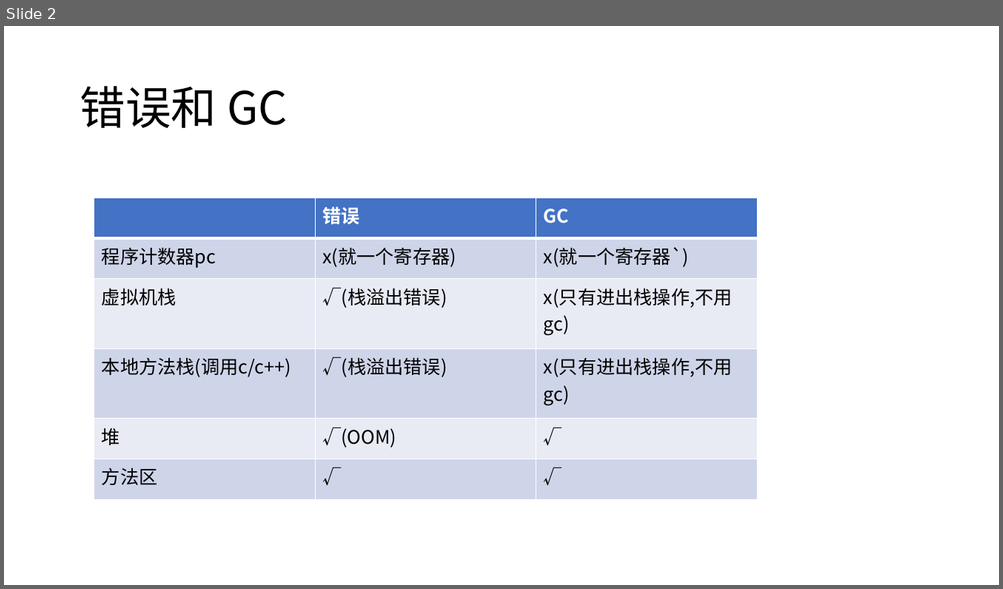
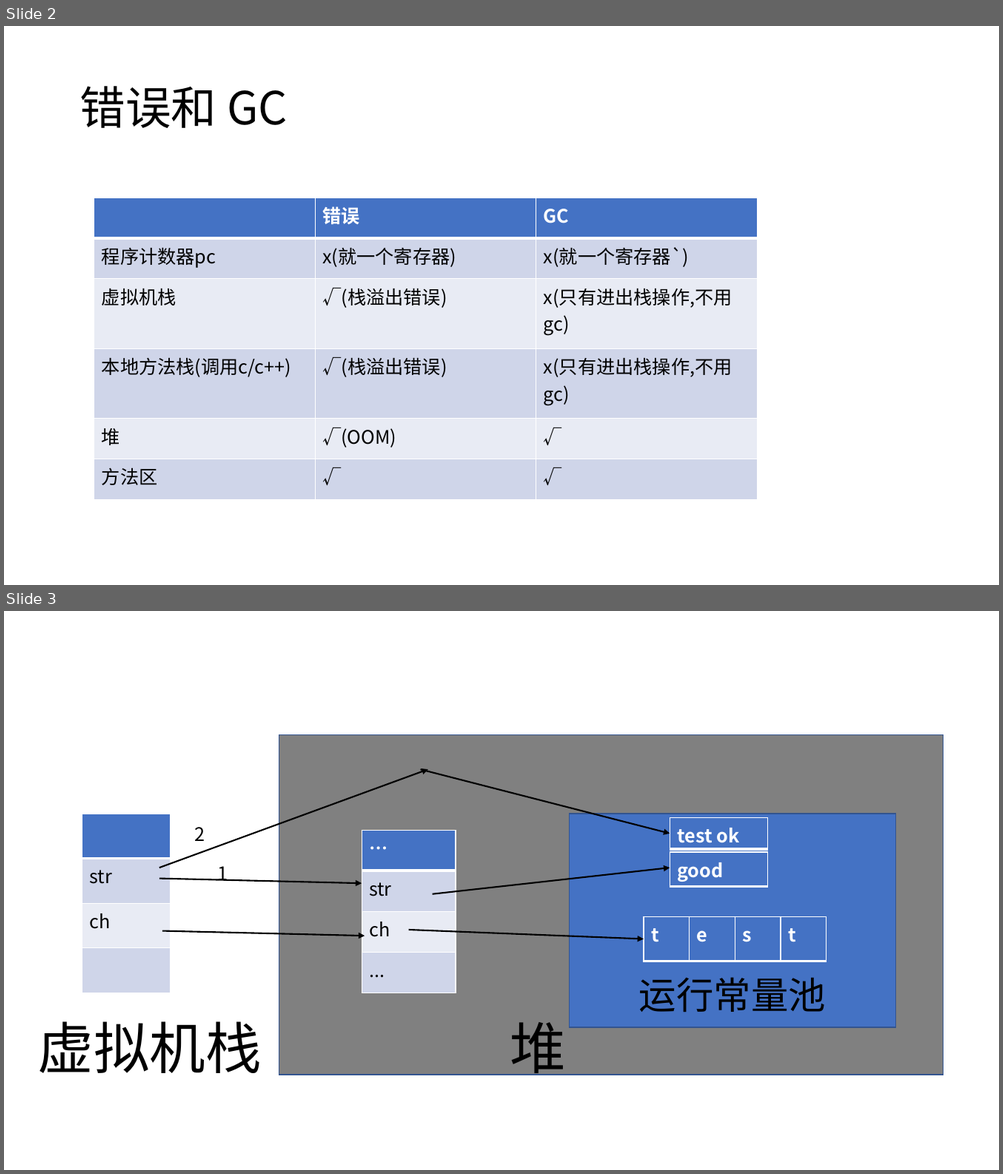
Before and after one commit to raymond8825/jianguoyun, a slide deck: Note/笔记作图.pptx. Shown one above the other, each under a label of ours: slide 2 before the commit, slides 2 and 3 after it. The pictures are 1003x589 and 1003x1174 pixels, drawn with LibreOffice and Linux fonts; fonts in the diff are those of the drawing. Boxes give left, top, right and bottom in pixels: in the first picture for what was removed or moved away, otherwise in the second. Text is boxed around its words. In the diff, an @@ line names an element or a change of style, - is before the commit and + after.

```diff
--- a/Note/笔记作图.pptx
+++ b/Note/笔记作图.pptx
@@ slide 3 added at [4, 611, 999, 1170], background #FFFFFF @@
@@ rectangle added at [279, 735, 943, 1075], fill #808080, outline #325491 1 pt @@
@@ arrow added from (159, 868) to (428, 769), #000000 1.5 pt @@
@@ arrow added from (421, 770) to (669, 833), #000000 1.5 pt @@
@@ table added at [82, 814, 170, 994], 4 rows, 1 columns @@
+
+str
+ch
+
@@ text added at [194, 827, 205, 841], 18 pt, text #000000 @@
+2
@@ table added at [361, 830, 455, 994], 4 rows, 1 columns @@
+…
+str
+ch
+...
@@ rectangle added at [569, 814, 896, 1028], fill #4472C4, outline #325491 1 pt @@
@@ table added at [669, 817, 767, 849], 1 rows, 1 columns @@
+test ok
@@ table added at [669, 852, 767, 885], 1 rows, 1 columns @@
+good
@@ text added at [217, 866, 227, 881], 18 pt, text #000000 @@
+1
@@ arrow added from (432, 894) to (669, 868), #000000 1.5 pt @@
@@ arrow added from (159, 879) to (361, 883), #000000 1.5 pt @@
@@ table added at [643, 917, 825, 962], 1 rows, 4 columns @@
+t | e | s | t
@@ arrow added from (162, 931) to (364, 937), #000000 1.5 pt @@
@@ arrow added from (408, 931) to (643, 940), #000000 1.5 pt @@
@@ text added at [639, 977, 825, 1012], 36 pt, text #000000 @@
+运行常量池
@@ text added at [38, 1022, 262, 1073], 54 pt, text #000000 @@
+虚拟机栈
@@ text added at [510, 1022, 566, 1082], 54 pt, text #000000 @@
+堆
```
Also in this commit, not shown: 1 other file.
